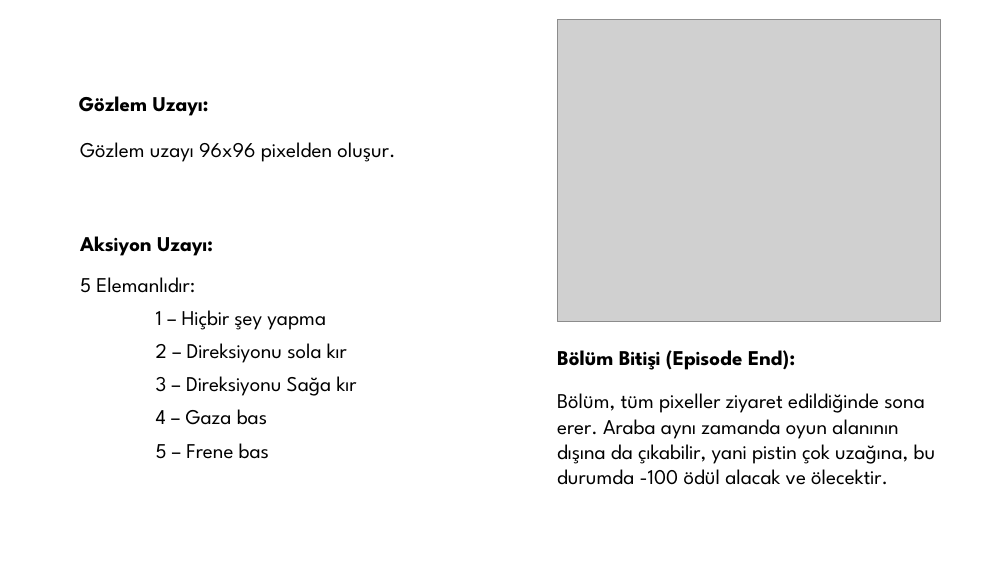
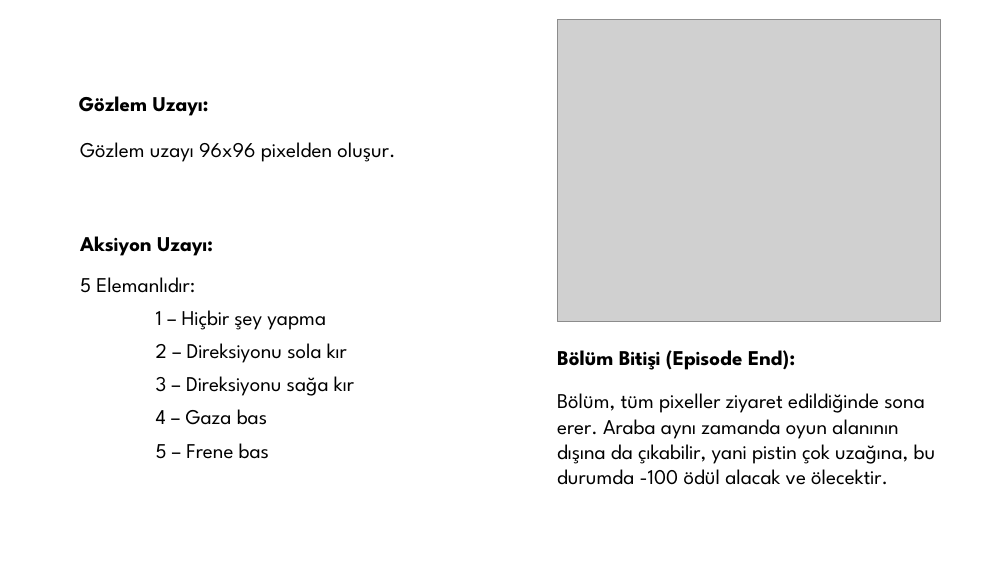
Before and after one commit to emrebasaranCE/robotik-proje, a slide deck: slide 25 of sunum.pptx (slide 24 before the commit). Drawn at 1008x567 pixels with LibreOffice and Linux fonts; fonts in the diff are those of the drawing; grey boxes stand for pictures. Boxes give left, top, right and bottom in pixels: in the first picture for what was removed or moved away, otherwise in the second. Text is boxed around its words. In the diff, an @@ line names an element or a change of style, - is before the commit and + after.

```diff
--- a/sunum.pptx
+++ b/sunum.pptx
@@ text at bbox=[156, 376, 354, 396]: text changed @@
-3 – Direksiyonu Sağa kır
+3 – Direksiyonu sağa kır
```
Also in this commit, not shown: 2 other slides changed, 2 slides added.
